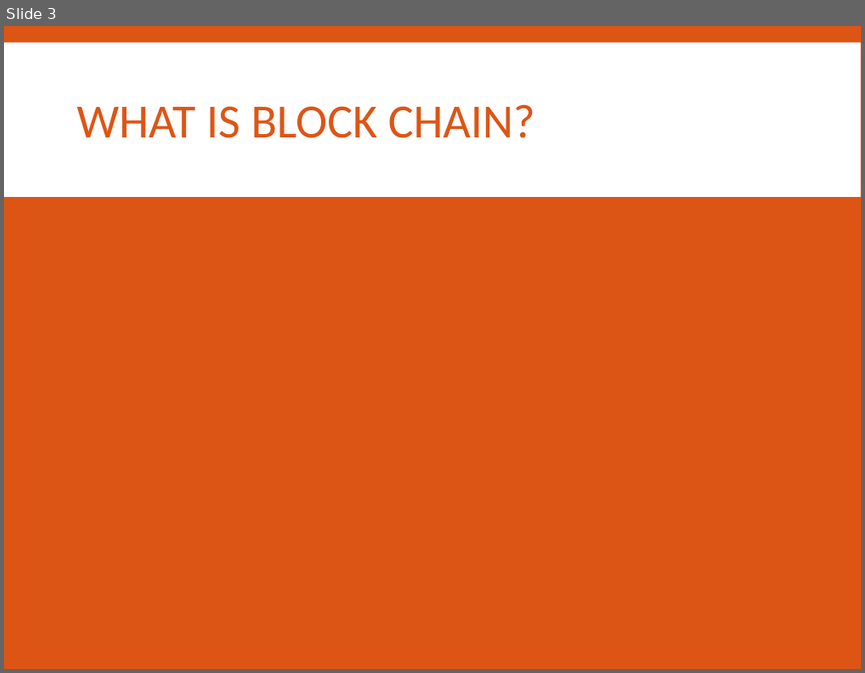
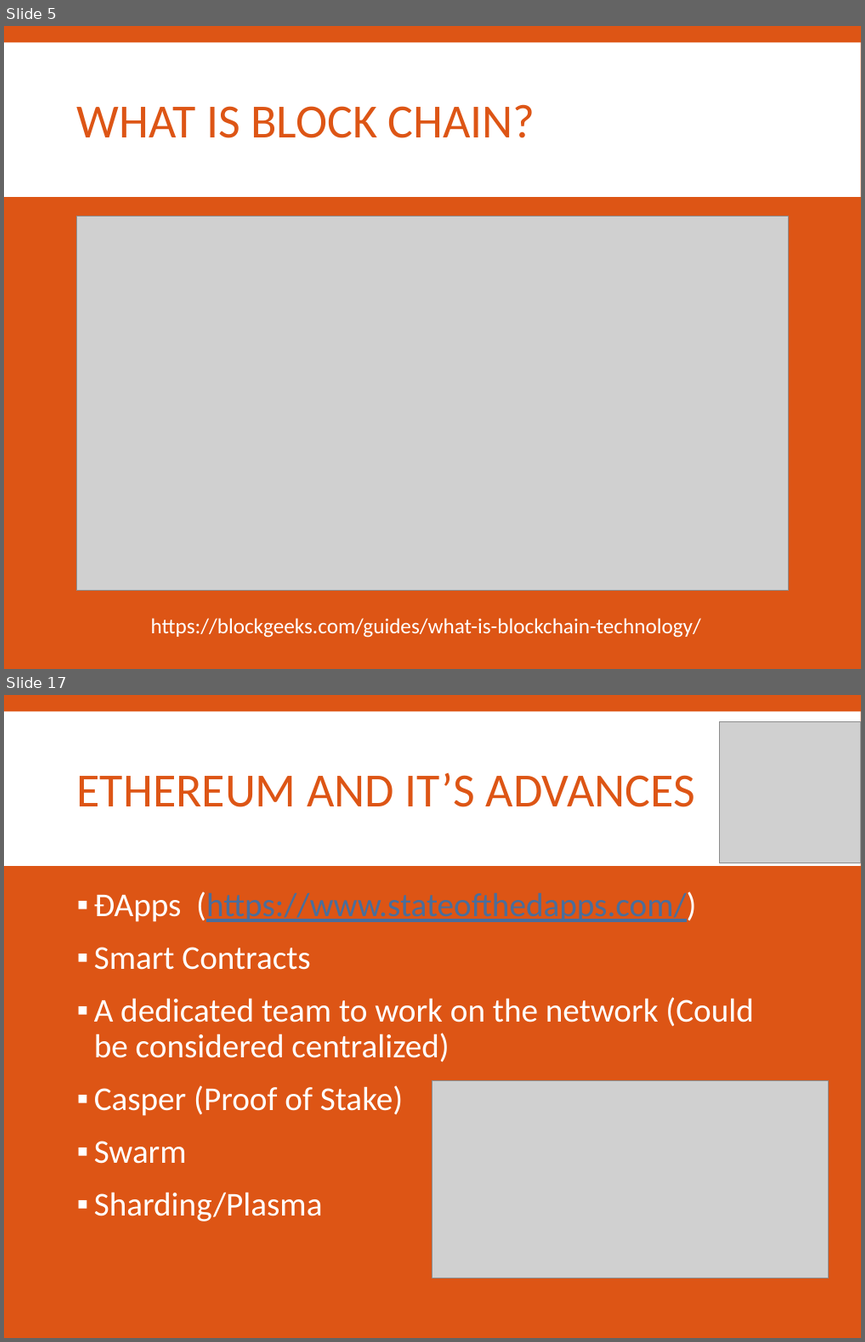
Before and after one commit to SPARC-Auburn/Documents, a slide deck: Presentations and Meeting Notes/2017-2018/Forum Topics/Block-Chain.pptx. Shown one above the other, each under a label of ours: slide 3 before the commit, slides 5 and 17 after it; the slides between them are not shown. The pictures are 865x673 and 865x1342 pixels, drawn with LibreOffice and Linux fonts; fonts in the diff are those of the drawing; grey boxes stand for pictures. Boxes give left, top, right and bottom in pixels: in the first picture for what was removed or moved away, otherwise in the second. Text is boxed around its words. In the diff, an @@ line names an element or a change of style, - is before the commit and + after.

```diff
--- a/Presentations and Meeting Notes/2017-2018/Forum Topics/Block-Chain.pptx
+++ b/Presentations and Meeting Notes/2017-2018/Forum Topics/Block-Chain.pptx
@@ slide 17 added at <box>4,695,861,1338</box>, background #DD5515; not listed: 1 template element that a slide beside it also shows @@
@@ picture added at <box>720,721,861,863</box> @@
@@ title added at <box>77,772,695,807</box>, 40 pt, text #DD5515 @@
+ETHEREUM AND IT’S ADVANCES
@@ text added at <box>94,891,754,1221</box>, 28 pt, text #FFFFFF @@
+▪ ÐApps (https://www.stateofthedapps.com/)
+▪ Smart Contracts
+▪ A dedicated team to work on the network (Could be considered centralized)
+▪ Casper (Proof of Stake)
+▪ Swarm
+▪ Sharding/Plasma
@@ picture added at <box>432,1081,828,1277</box> @@
@@ what was slide 3 is now slide 5 @@
@@ slide 5 changed as well @@
@@ picture added at <box>76,216,788,590</box> @@
@@ text added at <box>151,618,701,637</box>, 18 pt, text #FFFFFF @@
+https://blockgeeks.com/guides/what-is-blockchain-technology/
```
Also in this commit, not shown: 1 other slide changed, 16 other slides added, 6 other files.
